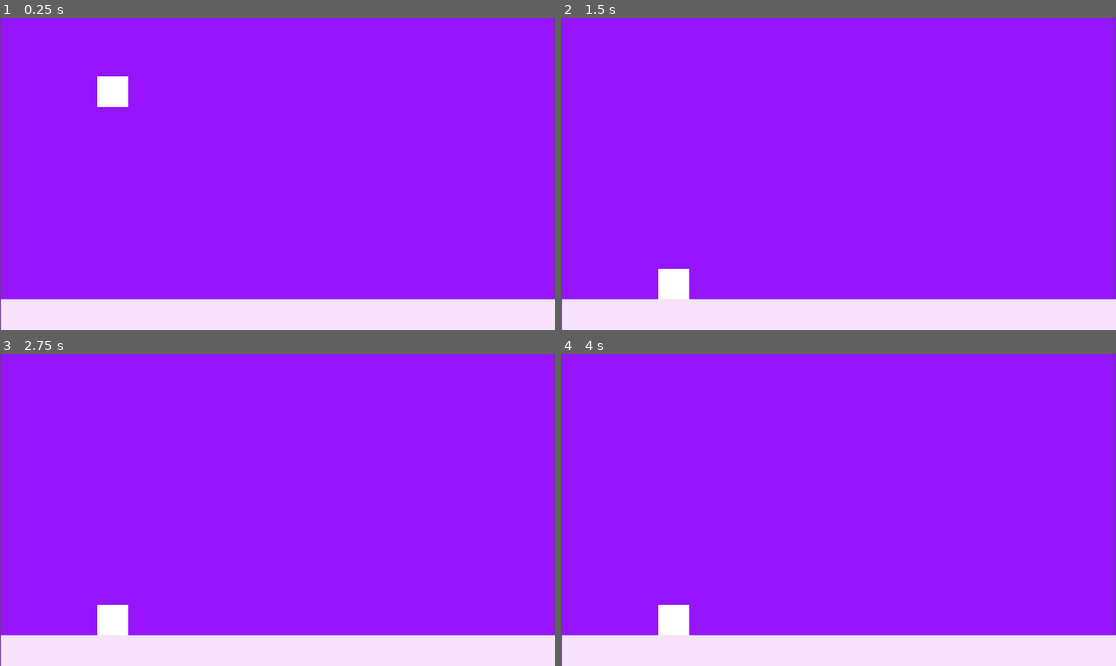
Above: before the commit, frames 1-4 (two rows, left to right).
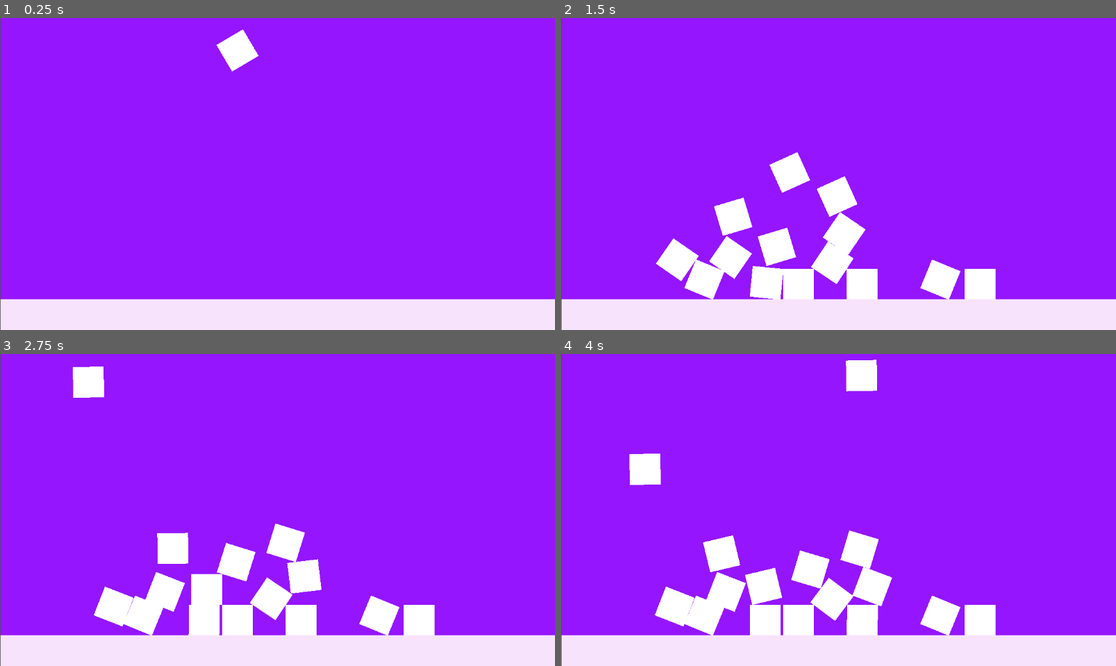
Above: after the commit, the same moments.

Repository: joselopes-dev/TrilhaGodot
Game: Godot game, scene res://node_2d.tscn
The game is run twice, just before and just after one commit, with the same random seed, the same clock (stepped at 60 frames per second) and the same inputs.
Inputs:
- Up to frame 1 (0.25 s): no input
- Up to frame 2 (1.5 s): no input
- Up to frame 3 (2.75 s): no input
- Up to frame 4 (4 s): no input

The runs differ from the first frame. In frame 1, 1.3% of the frame differs, in the area x 0-100%, y 0-100%; in frame 2, 8.3%; in frame 3, 8.5%; in frame 4, 9.0%.

Commit message:
adição de forças gravitacionais
forças gravitacionais

Diff:
--- a/projeto-de-jogo-2/node_2d.tscn
+++ b/projeto-de-jogo-2/node_2d.tscn
@@ -10,18 +10,214 @@
 
 [node name="ColorRect" type="ColorRect" parent="."]
 offset_left = 1.0
-offset_top = -1.0
-offset_right = 1151.0
-offset_bottom = 650.0
+offset_top = -4.0
+offset_right = 1160.0
+offset_bottom = 648.0
 color = Color(0.584314, 0.0823529, 1, 1)
 
 [node name="RigidBody2D" type="RigidBody2D" parent="."]
+gravity_scale = 0.049
 
 [node name="CollisionShape2D" type="CollisionShape2D" parent="RigidBody2D"]
-position = Vector2(234, 125)
+position = Vector2(715, -322)
 shape = SubResource("RectangleShape2D_y32ns")
 
 [node name="ColorRect" type="ColorRect" parent="RigidBody2D/CollisionShape2D"]
+offset_left = -32.0
+offset_top = -32.0
+offset_right = 32.0
+offset_bottom = 32.0
+metadata/_edit_use_anchors_ = true
+
+[node name="CollisionShape2D2" type="CollisionShape2D" parent="RigidBody2D"]
+position = Vector2(262, -136)
+shape = SubResource("RectangleShape2D_y32ns")
+
+[node name="ColorRect" type="ColorRect" parent="RigidBody2D/CollisionShape2D2"]
+offset_left = -32.0
+offset_top = -32.0
+offset_right = 32.0
+offset_bottom = 32.0
+metadata/_edit_use_anchors_ = true
+
+[node name="RigidBody2D10" type="RigidBody2D" parent="."]
+position = Vector2(110, -315)
+
+[node name="CollisionShape2D" type="CollisionShape2D" parent="RigidBody2D10"]
+position = Vector2(331, -50)
+shape = SubResource("RectangleShape2D_y32ns")
+
+[node name="ColorRect" type="ColorRect" parent="RigidBody2D10/CollisionShape2D"]
+offset_left = -32.0
+offset_top = -32.0
+offset_right = 32.0
+offset_bottom = 32.0
+metadata/_edit_use_anchors_ = true
+
+[node name="CollisionShape2D2" type="CollisionShape2D" parent="RigidBody2D10"]
+position = Vector2(262, -136)
+shape = SubResource("RectangleShape2D_y32ns")
+
+[node name="ColorRect" type="ColorRect" parent="RigidBody2D10/CollisionShape2D2"]
+offset_left = -32.0
+offset_top = -32.0
+offset_right = 32.0
+offset_bottom = 32.0
+metadata/_edit_use_anchors_ = true
+
+[node name="RigidBody2D11" type="RigidBody2D" parent="."]
+position = Vector2(242, -410)
+
+[node name="CollisionShape2D" type="CollisionShape2D" parent="RigidBody2D11"]
+position = Vector2(331, -50)
+shape = SubResource("RectangleShape2D_y32ns")
+
+[node name="ColorRect" type="ColorRect" parent="RigidBody2D11/CollisionShape2D"]
+offset_left = -32.0
+offset_top = -32.0
+offset_right = 32.0
+offset_bottom = 32.0
+metadata/_edit_use_anchors_ = true
+
+[node name="CollisionShape2D2" type="CollisionShape2D" parent="RigidBody2D11"]
+position = Vector2(262, -136)
+shape = SubResource("RectangleShape2D_y32ns")
+
+[node name="ColorRect" type="ColorRect" parent="RigidBody2D11/CollisionShape2D2"]
+offset_left = -32.0
+offset_top = -32.0
+offset_right = 32.0
+offset_bottom = 32.0
+metadata/_edit_use_anchors_ = true
+
+[node name="RigidBody2D9" type="RigidBody2D" parent="."]
+
+[node name="CollisionShape2D" type="CollisionShape2D" parent="RigidBody2D9"]
+position = Vector2(715, -322)
+shape = SubResource("RectangleShape2D_y32ns")
+
+[node name="ColorRect" type="ColorRect" parent="RigidBody2D9/CollisionShape2D"]
+offset_left = -32.0
+offset_top = -32.0
+offset_right = 32.0
+offset_bottom = 32.0
+metadata/_edit_use_anchors_ = true
+
+[node name="CollisionShape2D2" type="CollisionShape2D" parent="RigidBody2D9"]
+position = Vector2(262, -136)
+shape = SubResource("RectangleShape2D_y32ns")
+
+[node name="ColorRect" type="ColorRect" parent="RigidBody2D9/CollisionShape2D2"]
+offset_left = -32.0
+offset_top = -32.0
+offset_right = 32.0
+offset_bottom = 32.0
+metadata/_edit_use_anchors_ = true
+
+[node name="RigidBody2D8" type="RigidBody2D" parent="."]
+position = Vector2(60, -157)
+
+[node name="CollisionShape2D" type="CollisionShape2D" parent="RigidBody2D8"]
+position = Vector2(331, -50)
+shape = SubResource("RectangleShape2D_y32ns")
+
+[node name="ColorRect" type="ColorRect" parent="RigidBody2D8/CollisionShape2D"]
+offset_left = -34.0
+offset_top = -30.0
+offset_right = 30.0
+offset_bottom = 34.0
+metadata/_edit_use_anchors_ = true
+
+[node name="CollisionShape2D2" type="CollisionShape2D" parent="RigidBody2D8"]
+position = Vector2(262, -136)
+shape = SubResource("RectangleShape2D_y32ns")
+
+[node name="ColorRect" type="ColorRect" parent="RigidBody2D8/CollisionShape2D2"]
+offset_left = -32.0
+offset_top = -32.0
+offset_right = 32.0
+offset_bottom = 32.0
+metadata/_edit_use_anchors_ = true
+
+[node name="RigidBody2D6" type="RigidBody2D" parent="."]
+position = Vector2(755, -164)
+
+[node name="CollisionShape2D" type="CollisionShape2D" parent="RigidBody2D6"]
+position = Vector2(-137, 81)
+shape = SubResource("RectangleShape2D_y32ns")
+
+[node name="ColorRect" type="ColorRect" parent="RigidBody2D6/CollisionShape2D"]
+offset_left = -32.0
+offset_top = -32.0
+offset_right = 32.0
+offset_bottom = 32.0
+metadata/_edit_use_anchors_ = true
+
+[node name="RigidBody2D5" type="RigidBody2D" parent="."]
+position = Vector2(127, -149)
+
+[node name="CollisionShape2D" type="CollisionShape2D" parent="RigidBody2D5"]
+position = Vector2(295, 63)
+shape = SubResource("RectangleShape2D_y32ns")
+
+[node name="ColorRect" type="ColorRect" parent="RigidBody2D5/CollisionShape2D"]
+offset_left = -32.0
+offset_top = -32.0
+offset_right = 32.0
+offset_bottom = 32.0
+metadata/_edit_use_anchors_ = true
+
+[node name="RigidBody2D2" type="RigidBody2D" parent="."]
+position = Vector2(715, -319)
+
+[node name="CollisionShape2D" type="CollisionShape2D" parent="RigidBody2D2"]
+position = Vector2(-151, 23)
+shape = SubResource("RectangleShape2D_y32ns")
+
+[node name="ColorRect" type="ColorRect" parent="RigidBody2D2/CollisionShape2D"]
+offset_left = -32.0
+offset_top = -32.0
+offset_right = 32.0
+offset_bottom = 32.0
+metadata/_edit_use_anchors_ = true
+
+[node name="RigidBody2D7" type="RigidBody2D" parent="."]
+position = Vector2(262, -133)
+
+[node name="CollisionShape2D" type="CollisionShape2D" parent="RigidBody2D7"]
+position = Vector2(466, -202)
+shape = SubResource("RectangleShape2D_y32ns")
+
+[node name="ColorRect" type="ColorRect" parent="RigidBody2D7/CollisionShape2D"]
+offset_left = -32.0
+offset_top = -32.0
+offset_right = 32.0
+offset_bottom = 32.0
+metadata/_edit_use_anchors_ = true
+
+[node name="RigidBody2D3" type="RigidBody2D" parent="."]
+position = Vector2(630, -42)
+
+[node name="CollisionShape2D" type="CollisionShape2D" parent="RigidBody2D3"]
+position = Vector2(-137, 81)
+rotation = 1.03736
+shape = SubResource("RectangleShape2D_y32ns")
+
+[node name="ColorRect" type="ColorRect" parent="RigidBody2D3/CollisionShape2D"]
+offset_left = -32.0
+offset_top = -32.0
+offset_right = 32.0
+offset_bottom = 32.0
+metadata/_edit_use_anchors_ = true
+
+[node name="RigidBody2D4" type="RigidBody2D" parent="."]
+position = Vector2(447, -139)
+
+[node name="CollisionShape2D" type="CollisionShape2D" parent="RigidBody2D4"]
+position = Vector2(82, 70)
+shape = SubResource("RectangleShape2D_y32ns")
+
+[node name="ColorRect" type="ColorRect" parent="RigidBody2D4/CollisionShape2D"]
 offset_left = -32.0
 offset_top = -32.0
 offset_right = 32.0
@@ -36,8 +232,8 @@
 debug_color = Color(0.75976, 0.897986, 0.283526, 0.0980392)
 
 [node name="ColorRect2" type="ColorRect" parent="StaticBody2D/CollisionShape2D"]
-offset_left = -576.0
-offset_top = -32.25
+offset_left = -577.0
+offset_top = -32.0
 offset_right = 576.0
-offset_bottom = 32.75
+offset_bottom = 33.0
 color = Color(0.972549, 0.890196, 0.992157, 1)
